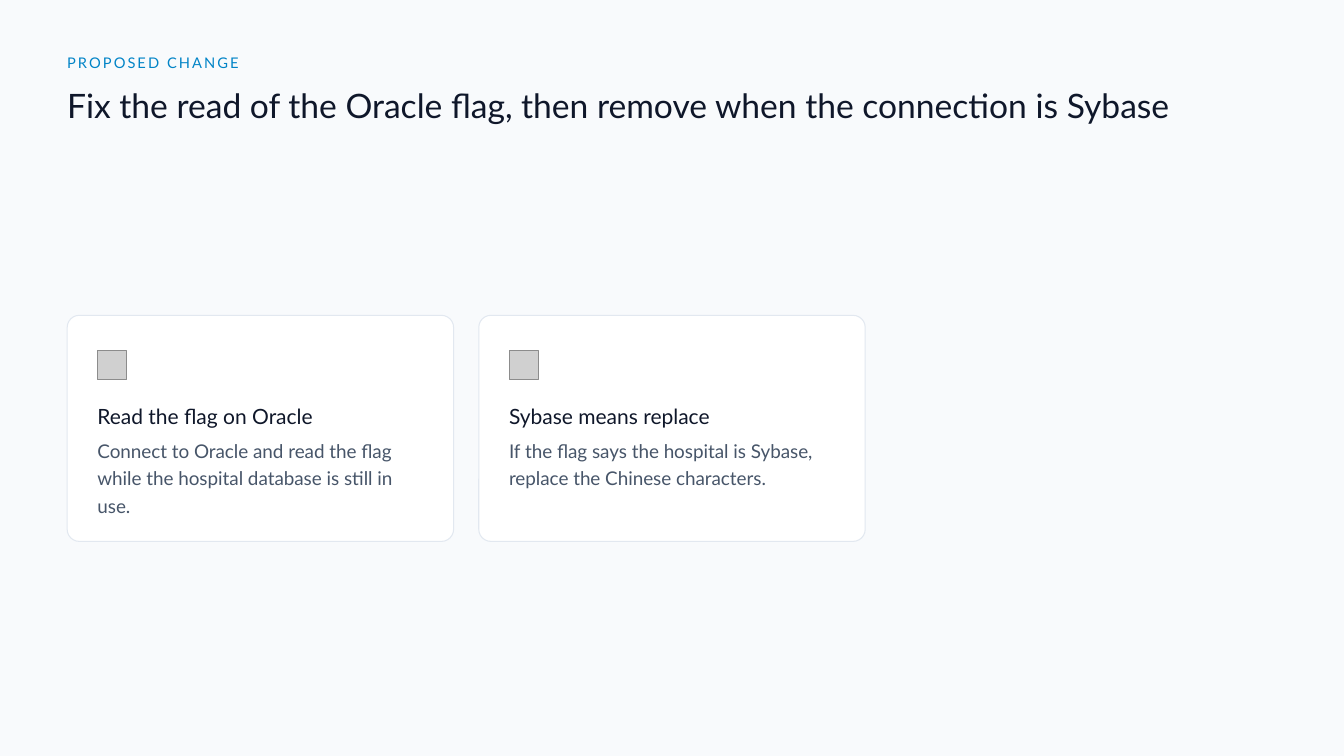
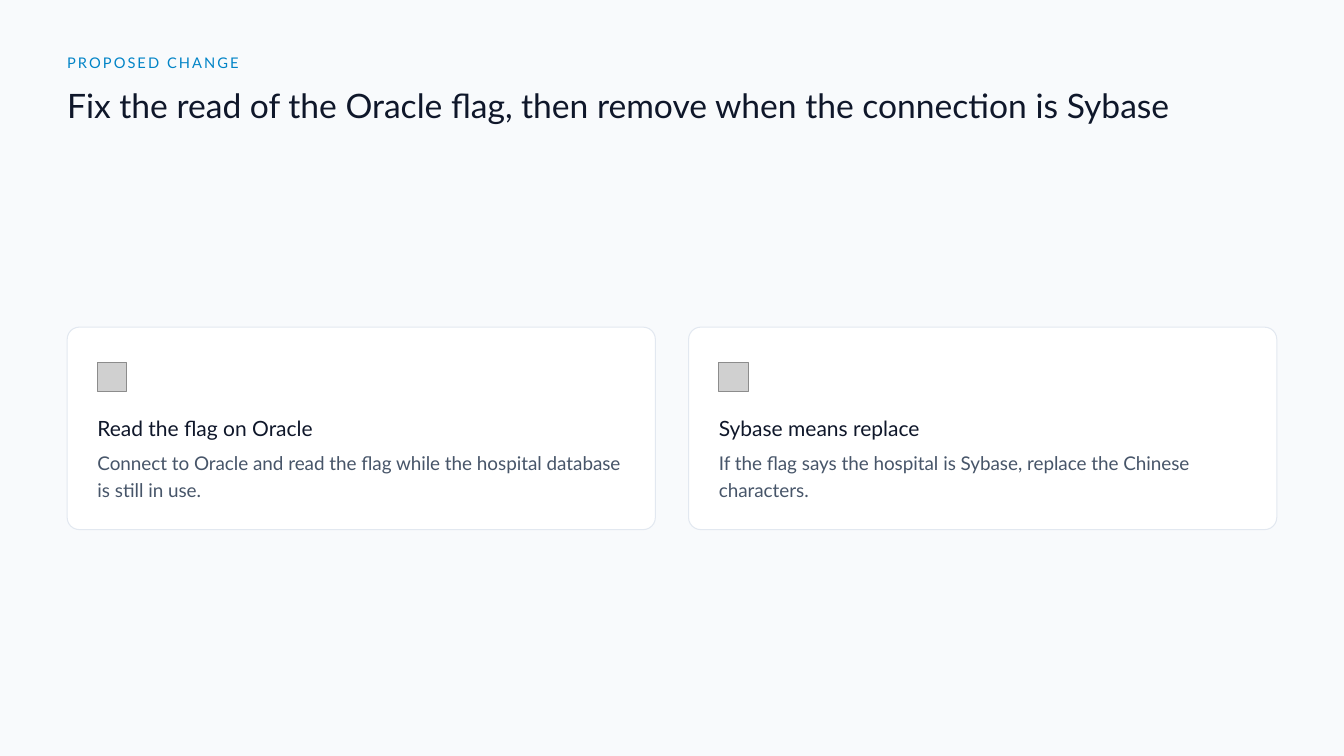
Before and after one commit to DragonChong/HA-Notes, a slide deck: slide 4 of SDLC/Projects/TMP-failure-in-removing-chinese-character-in-lis-patient-pmi-sync-svc/assets/failure-in-removing-chinese-character-in-lis-patient-pmi-sync-svc.pptx. Drawn at 1344x756 pixels with LibreOffice and Linux fonts; fonts in the diff are those of the drawing; grey boxes stand for pictures. Boxes give left, top, right and bottom in pixels: in the first picture for what was removed or moved away, otherwise in the second. Text is boxed around its words. In the diff, an @@ line names an element or a change of style, - is before the commit and + after.

```diff
--- a/SDLC/Projects/TMP-failure-in-removing-chinese-character-in-lis-patient-pmi-sync-svc/assets/failure-in-removing-chinese-character-in-lis-patient-pmi-sync-svc.pptx
+++ b/SDLC/Projects/TMP-failure-in-removing-chinese-character-in-lis-patient-pmi-sync-svc/assets/failure-in-removing-chinese-character-in-lis-patient-pmi-sync-svc.pptx
@@ rounded rectangle: place and size @@
-rounded rectangle at (68,316,454,541)
+rounded rectangle at (68,328,655,530)
@@ rounded rectangle at (68,328,655,530): proportions changed @@
@@ rounded rectangle at (689,328,1276,530): proportions changed @@
@@ rounded rectangle: place and size @@
-rounded rectangle at (479,316,865,541)
+rounded rectangle at (689,328,1276,530)
@@ picture: place and size @@
-picture at (98,351,127,380)
+picture at (98,363,127,392)
@@ picture: place and size @@
-picture at (509,351,538,380)
+picture at (719,363,748,392)
@@ text "Read the flag on Oracle": place and size @@
-text "Read the flag on Oracle" at (97,408,313,428)
+text "Read the flag on Oracle" at (97,420,313,440)
@@ text "Sybase means replace": place and size @@
-text "Sybase means replace" at (509,408,709,428)
+text "Sybase means replace" at (719,420,919,440)
@@ text "Connect to Oracle and read ..." rewrapped from (97,444,392,513) to (97,456,621,497) @@
@@ text "If the flag says the ..." rewrapped from (509,444,813,489) to (719,456,1189,497) @@
```
Also in this commit, not shown: 2 other files.
